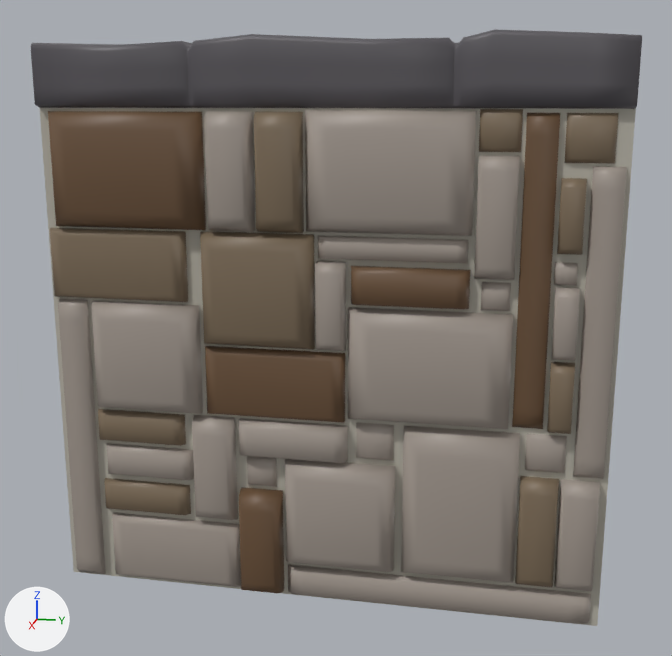
Renders of the FBX model Fortrest/Assets/Team/Jayden/SkyIslands/SM_SkyIslands_StraightLong.fbx from each side of a commit.
Camera for both pictures: a 50 mm camera at (35.1, 6.7, 8.1) aimed at (2.5, 0.2, 0.0). Lighting does not change. The marker at lower left points along +X, +Y and +Z. Where no turn or scale is listed for an object, it has been applied to the vertices.

In view in the first picture: 'SM_SkyIslands_Straight_Long'.
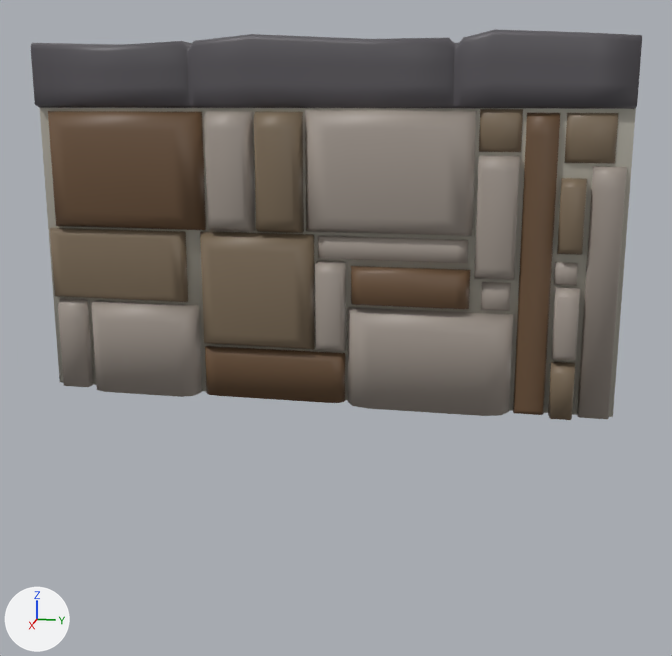
Commit message: update islands

What the commit changed:
me_cube_038 is used by ob_sm_skyislands_straight_long; location (0.0, 0.0, 0.0).
me_cube_038 had 824 vertices, 752 faces and spanned x 0.0..5.1, y -10.0..10.0, z -10.0..10.2.
me_cube_038 now has 586 vertices, 522 faces and spans x 0.0..5.1, y -10.0..10.0, z -2.2..10.2.
me_cube_038 part 1: 15 loose pieces with 240 vertices, spanning x 2.9..5.1, y -8.5..9.7, z -9.8..-2.9, are deleted.
Part 2, on me_cube_038:
50 vertices are removed from x 0.2..4.9, y -10.0..10.0, z -10.0..-2.6.
91 faces are deleted.
6 vertices in x 3.1..3.4, y 1.0..8.7, z -2.8 move by (0.0, 0.0, 0.6).
4 vertices in x 3.2..3.4, y -8.4..0.9, z -3.0 move by (0.0, 0.0, 0.8).
10 vertices move from x 3.1..5.1, y -7.8..9.9, z -4.4..-2.4 to x 3.1..5.1, y -7.8..9.9, z -2.2.
14 vertices are added at x 4.4..4.9, y -9.7..9.8, z -2.2.
18 new vertices lie (0.0, 0.0, -10.0) away from vertices in x 0.2..4.3, y -10.0..10.0, z 7.8.
8 new vertices lie (0.0, 0.0, -3.2) away from vertices in x 3.1..4.9, y -9.7..6.3, z 1.0.
6 new vertices lie (0.0, 0.0, -1.7) away from vertices in x 4.5..4.8, y -4.2..8.6, z -0.5.
6 new vertices lie (1.2, 0.0, 0.0) away from vertices in x 3.1..3.3, y 6.7..9.9, z -4.4..-2.8.
71 new faces join them.

Pixel boxes (x1, y1, x2, y2) of what changed, in the pictures (672 x 656 px; the box of a moved part takes in the faces that stretch with it):
'SM_SkyIslands_Straight_Long', reshaped (34% shorter): before (31, 29, 642, 626); after (31, 29, 642, 420)
part 1 of me_cube_038, deleted: before (98, 409, 600, 624)
part 2 of me_cube_038, moved or reshaped: before (40, 108, 636, 626); after (40, 108, 636, 420)
